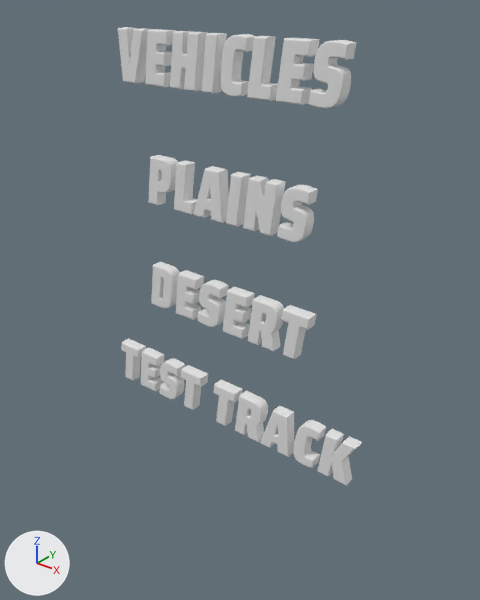
Two versions of the glTF model games/vehicles/assets/title/title.glb, one commit apart.
Both versions are drawn from a camera (50 mm lens) standing at (8.28, -9.87, 1.44) and looking at (0.19, 0.25, -4.84). The axes (+X, +Y, +Z) are drawn at lower left. The lights are the same throughout. The first picture is the older version.

The first picture shows 'desert', 'gym', 'name', 'road'.
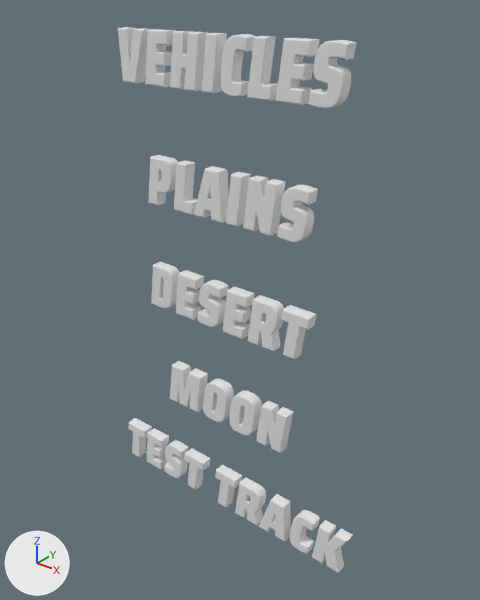
What changed in the scene script:
```text
Add me_mesh_3_1:
    me_mesh_3_1.from_pydata(...)  # 3792 vertices, 7576 faces; spans x -1.77..1.77, y -0.14..0.14, z -0.53..0.53
    # faces by material slot: [1888, 5688]
    me_mesh_3_1.materials.append(mat_face)  # white #e7e7e7
    me_mesh_3_1.materials.append(mat_side)  # white #e7e7e7
Change ob_gym:
    ob_gym.location: (0.0, 0.0, -7.5) -> (0.0, 0.0, -10.0)
Add ob_moon:
    ob_moon = bpy.data.objects.new('moon', me_mesh_3_1)
    ob_moon.location = (0.0, 0.0, -7.5)
```

Boxes (x1, y1, x2, y2) around the edits, measured in the pictures (480 x 600 px):
'gym', moved
    before: (121, 339, 362, 485)
    after: (128, 418, 353, 573)
'moon', added
    after: (170, 361, 294, 453)
    faces in mat_face (white #e7e7e7): (170, 366, 286, 452)
    faces in mat_side (white #e7e7e7): (170, 361, 294, 453)
